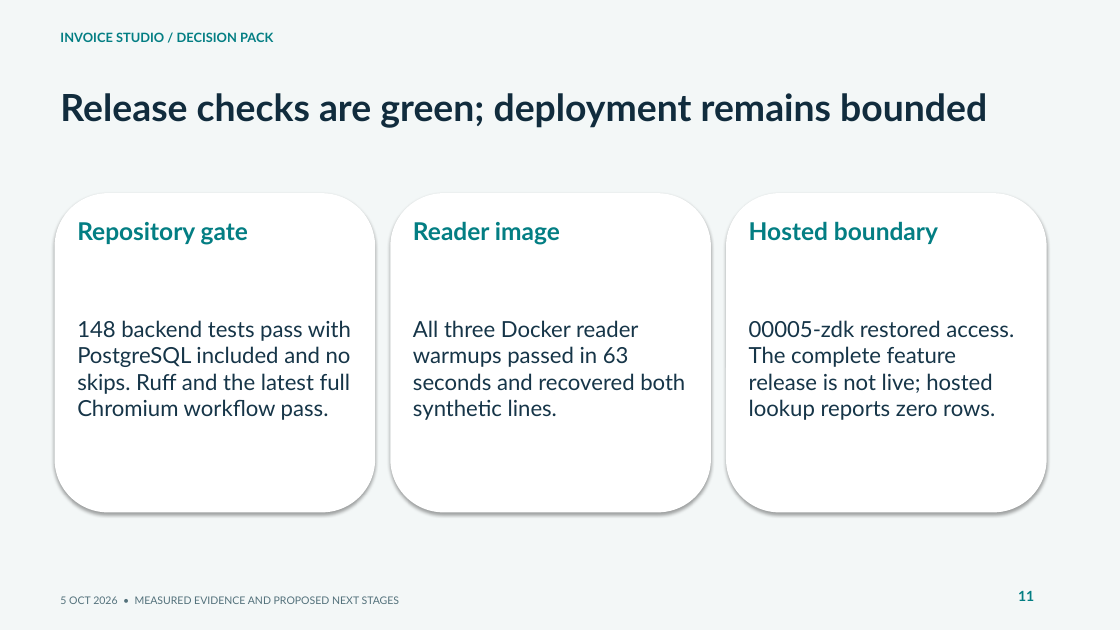
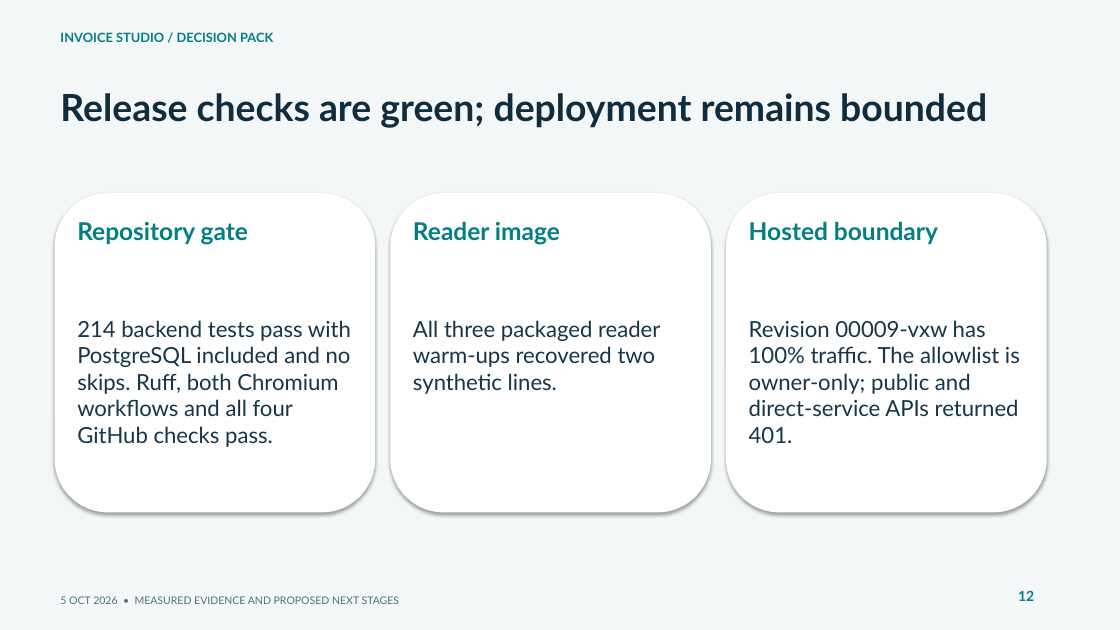
Before and after one commit to muttonkodibiriyani/Inv_studio, a slide deck: slide 12 of docs/delivery/Invoice_Studio_SLT.pptx (slide 11 before the commit). Drawn at 1120x630 pixels with LibreOffice and Linux fonts; fonts in the diff are those of the drawing. Boxes give left, top, right and bottom in pixels: in the first picture for what was removed or moved away, otherwise in the second. Text is boxed around its words. In the diff, an @@ line names an element or a change of style, - is before the commit and + after.

Commit message:
Document verified cloud release, reader evidence, and remaining pilot gates

```diff
--- a/docs/delivery/Invoice_Studio_SLT.pptx
+++ b/docs/delivery/Invoice_Studio_SLT.pptx
@@ text at (x1=77, y1=320, x2=351, y2=447): text changed @@
-148 backend tests pass with PostgreSQL included and no skips. Ruff and the latest full Chromium workflow pass.
+214 backend tests pass with PostgreSQL included and no skips. Ruff, both Chromium workflows and all four GitHub checks pass.
@@ text at (x1=413, y1=320, x2=660, y2=394): text changed @@
-All three Docker reader warmups passed in 63 seconds and recovered both synthetic lines.
+All three packaged reader warm-ups recovered two synthetic lines.
@@ text at (x1=749, y1=320, x2=1020, y2=443): text changed @@
-00005-zdk restored access. The complete feature release is not live; hosted lookup reports zero rows.
+Revision 00009-vxw has 100% traffic. The allowlist is owner-only; public and direct-service APIs returned 401.
@@ text at (x1=1018, y1=590, x2=1034, y2=601): text changed @@
-11
+12
```
Also in this commit, not shown: 11 other slides changed, 1 slide added, 14 other files.
